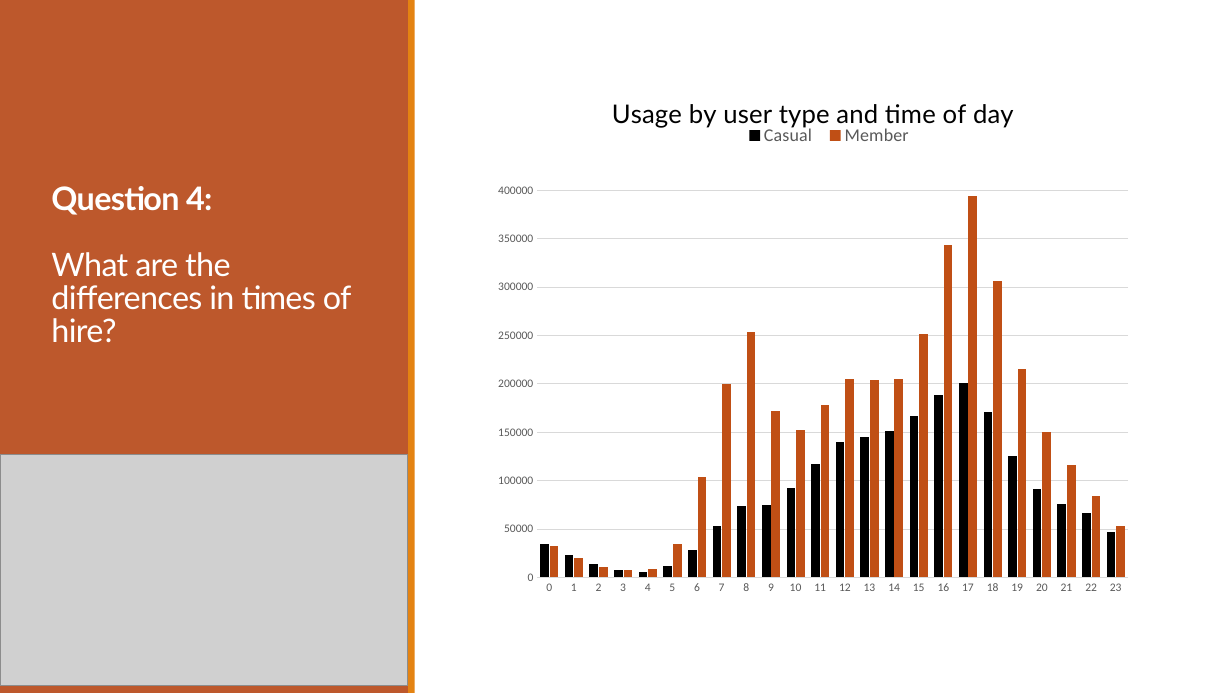
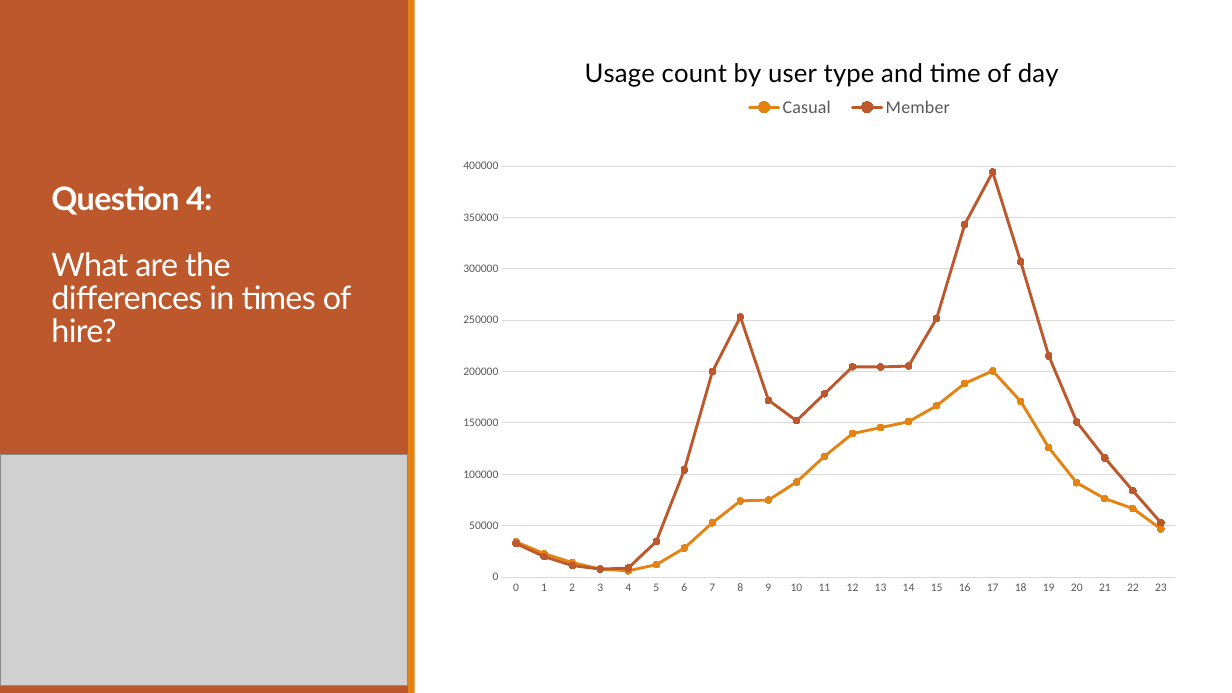
Before and after one commit to MaarjaApostol/cyclistic-capstone, a slide deck: slide 7 of Cyclistic_Project_Presentation.pptx. Drawn at 1232x693 pixels with LibreOffice and Linux fonts; fonts in the diff are those of the drawing; grey boxes stand for pictures. Boxes give left, top, right and bottom in pixels: in the first picture for what was removed or moved away, otherwise in the second. Text is boxed around its words. In the diff, an @@ line names an element or a change of style, - is before the commit and + after.

Commit message:
Add files via upload
Changed chart types x 3

```diff
--- a/Cyclistic_Project_Presentation.pptx
+++ b/Cyclistic_Project_Presentation.pptx
@@ column chart at (x1=448, y1=49, x2=1189, y2=605) @@
@@ column chart to line chart @@
@@ title "Usage by user type and time of day " to "Usage count by user type and time of day " @@
@@ colour of Casual #000000 to #E48312 @@
@@ colour of Member #C04F15 to #BD582C @@
@@ bar spacing changed @@
@@ line chart resized from (x1=485, y1=74, x2=1141, y2=605) to (x1=448, y1=49, x2=1189, y2=605) @@
```
Also in this commit, not shown: 2 other slides changed.
